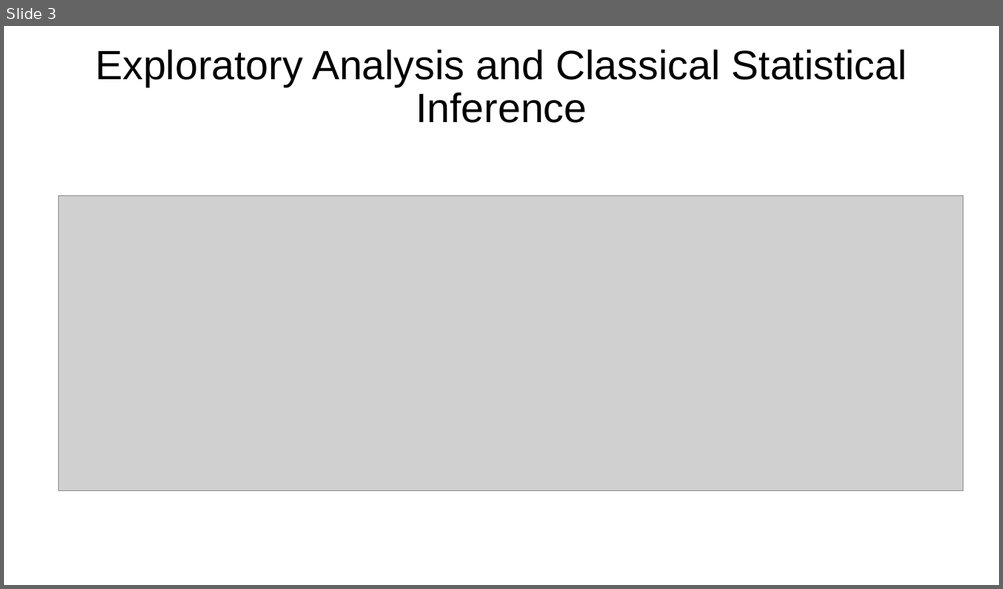
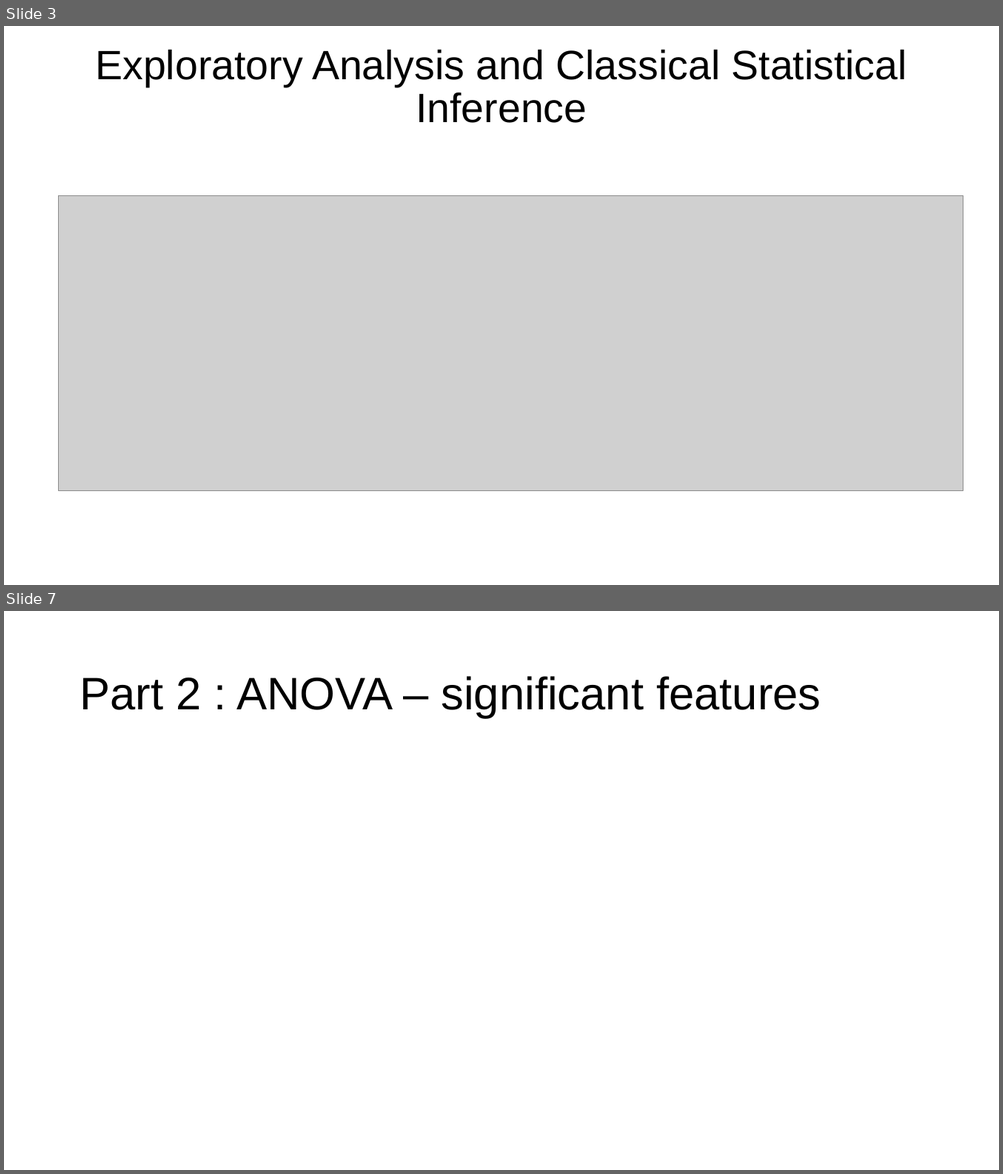
Before and after one commit to Kirill-101/CStat2026_project, a slide deck: CP_project_midterm_presentation.pptx. Shown one above the other, each under a label of ours: slide 3 before the commit, slides 3 and 7 after it; the slides between them are not shown. The pictures are 1003x589 and 1003x1174 pixels, drawn with LibreOffice and Linux fonts; fonts in the diff are those of the drawing; grey boxes stand for pictures. Boxes give left, top, right and bottom in pixels: in the first picture for what was removed or moved away, otherwise in the second. Text is boxed around its words. In the diff, an @@ line names an element or a change of style, - is before the commit and + after.

```diff
--- a/CP_project_midterm_presentation.pptx
+++ b/CP_project_midterm_presentation.pptx
@@ slide 7 added at bbox=[4, 611, 999, 1170], background #FFFFFF @@
@@ title added at bbox=[79, 676, 820, 718], 44 pt, text #000000 @@
+Part 2 : ANOVA – significant features
```
Also in this commit, not shown: 1 slide changed, 6 other slides added, 1 slide removed, 6 other files.
